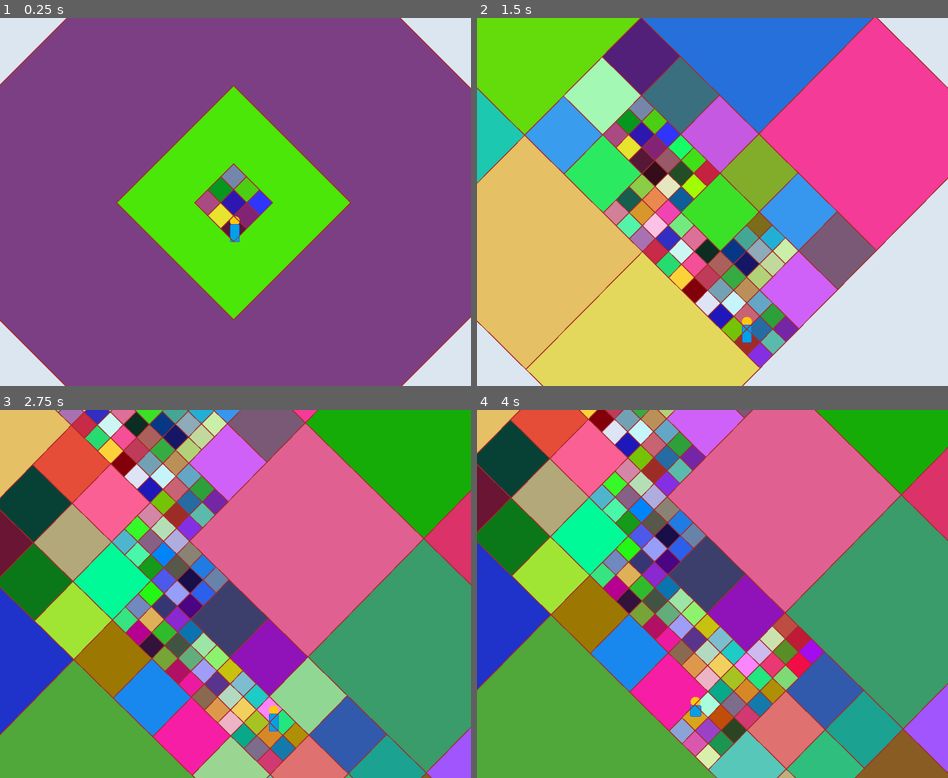
Above: before the commit, frames 1-4 (two rows, left to right).
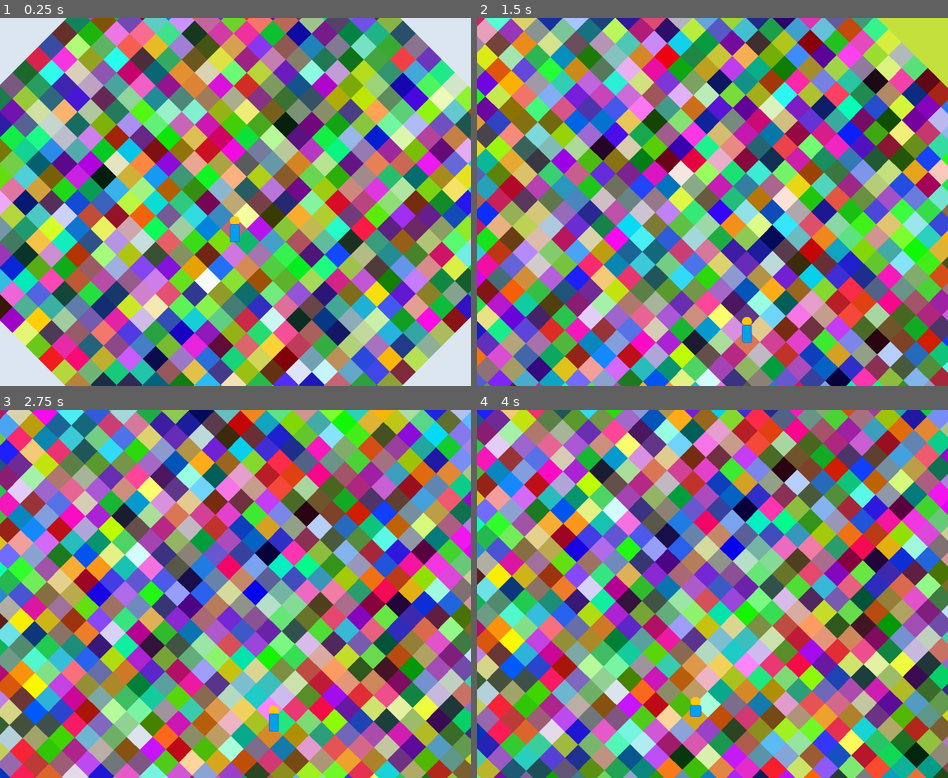
Above: after the commit, the same moments.

Repository: dranorter/2DChunksDemo
Game: Godot game, scene res://Node.tscn
Same seed, same stepped clock (60 frames per second), same inputs: the game is played once before the commit and once after it.
Inputs (mouse positions are in pixels of both pictures, inside the frame that each line leads up to):
- Up to frame 1 (0.25 s): no input
- Up to frame 2 (1.5 s): move the mouse to (816, 183) at 0.52 s; hold Right (ui_right) 0.53-1.28 s; click (816, 183) at 0.67 s; move the mouse to (618, 220) at 1.27 s; hold Down (ui_down) from 1.28 s (still down)
- Up to frame 3 (2.75 s): move the mouse to (282, 513) at 2.02 s; release Down (ui_down) at 2.03 s; hold Right (ui_right) from 2.03 s (still down)
- Up to frame 4 (4 s): move the mouse to (688, 667) at 2.77 s; release Right (ui_right) at 2.78 s; hold Up (ui_up) 2.78-3.53 s; click (688, 667) at 2.92 s; move the mouse to (853, 649) at 3.52 s; hold Left (ui_left) from 3.53 s (still down)

The runs differ from the first frame. In frame 1, 94% of the frame differs, in the area x 0-100%, y 0-100%; in frame 2, 99%; in frame 3, 92%; in frame 4, 89%.

Commit message:
Fixed collision
You can now fully fall to the planet's surface and walk around without even seeing non-generated chunks.

Diff:
--- a/Chunk2D.gd
+++ b/Chunk2D.gd
@@ -18,6 +18,12 @@
 var Marker = load("res://Marker.tscn")
 
 var start_search_point
+
+var fully_generated
+
+var grass_color = Color(.1,.7,.1)
+var space_color = Color(0.094353, 0.081055, 0.324219)
+var dirt_color = Color(0.300781, 0.238694, 0.091644)
 
 # Called when the node enters the scene tree for the first time.
 func _ready():
@@ -25,12 +31,19 @@
 	#$Square.color = Color(0.094353, 0.081055, 0.324219)
 	start_search_point = self
 	$Square/StaticBody2D/CollisionShape2D.set_deferred("disabled", true)
+	fully_generated = false
+	min_size = 0
+	set_meta("id","center")
 
 func set_color(c):
 	$Square.color = c
 
 func make_solid(solidity):
-	$Square/StaticBody2D/CollisionShape2D.set_deferred("disabled",solidity)
+	$Square/StaticBody2D/CollisionShape2D.set_deferred("disabled",!solidity)
+	# We've set child solidity, so now its parent needs to be not solid
+	if get_parent() != null:
+		if get_parent().has_method("make_solid"):
+			get_parent().make_solid(false)
 
 func set_chunk_level(n):
 	chunk_level = n
@@ -46,16 +59,25 @@
 func get_size():
 	return $Square.scale
 
-func contains(pos):
-	# Position is absolute, and we need it to be relative to parent
-	#if (get_parent().has_method("generate_near")):
-	#	pos = pos - get_parent().position
-
-	#var pathmarker = Marker.instance()
-	#pathmarker.position = pos - position
-	#add_child(pathmarker)
-
-	return !((pos - position).x < 0 or (pos - position).y < 0 or (pos-position).x > $Square.scale.x or (pos-position).y > $Square.scale.y)
+func get_child(id):
+	for child in get_chunk_children():
+		if child.get_meta("id") == id:
+			return child
+	return null
+
+func contains(pos, margin = 0):
+	if margin < 0 and get_size().x <= margin*2:
+		return false
+	if (pos - position).x < -margin:
+		return false
+	if (pos - position).y < -margin:
+		return false
+	if (pos - position).x > get_size().x + margin:
+		return false
+	if (pos - position).y > get_size().y + margin:
+		return false
+	return true
+	#return !((pos - position).x < -margin or (pos - position).y < -margin or (pos-position).x > get_size().x + margin or (pos-position).y > get_size().y + margin)
 
 func get_chunk_children():
 	var returnlist = []
@@ -81,12 +103,30 @@
 
 	#Now I try to send the signal to a good guess at where pos is.
 	# So here's the corrected coords for that:
-	pos -= (start_search_point.absolute_ish_position() - start_search_point.position)
+	pos -= start_search_point.absolute_ish_position() - start_search_point.position
 	if start_search_point.chunk_level > min_size or !start_search_point.contains(pos):
-		start_search_point = start_search_point.generate_near(pos)
-
-func generate_near(pos, target_level = min_size):
-	if !contains(pos) or chunk_level < target_level:
+		var margin = 500
+		start_search_point = start_search_point.generate_near(pos, min_size, margin)
+#		start_search_point.generate_near(pos - Vector2(margin,0), min_size, 0)
+#		start_search_point.generate_near(pos + Vector2(margin,0), min_size, 0)
+#		start_search_point.generate_near(pos - Vector2(0,margin), min_size, 0)
+#		start_search_point.generate_near(pos + Vector2(0,margin), min_size, 0)
+
+func generate_near(pos, target_level = min_size, margin = 0):
+	# We call an upwards search which calls a dawnward search;
+	# this way we never vacillate between up and down.
+	return upwards_search(pos, target_level, margin)
+
+func blacken():
+	set_color(Color(1,1,1))
+	for ch in get_chunk_children():
+		ch.blacken()
+
+func upwards_search(pos, target_level = min_size, margin = 0):
+	var marginv = 10*Vector2(margin,margin)
+	var marginv2 = 10*Vector2(margin,-margin)
+	#if (!contains(pos)) or (!contains(pos+marginv)) or (!contains(pos-marginv)) or (!contains(pos+marginv2)) or (!contains(pos-marginv2)):
+	if !contains(pos) or chunk_level < target_level or !contains(pos,-margin) or (position + get_size()/2.0).distance_to(pos)>(get_size().length()-margin):
 		# Outside current chunk.
 		var parent = get_parent()
 		if !get_parent().has_method("set_chunk_level"):
@@ -112,223 +152,225 @@
 		# Position is relative to us; we need to convert when handing off.
 		#print("Going up")
 
-		return parent.generate_near(pos + parent.position, target_level)
+		return parent.upwards_search(pos + parent.position, target_level, margin)
 	else:
-		# pos is inside this chunk
-		if (chunk_level > target_level):
-			var found_pos = false
-			for child in get_chunk_children():
-				# We need to hand off a relative position
-				if child.contains(pos - position):
-					found_pos = true
-			# We need to have subdivisions.
-			if !found_pos and len(get_chunk_children()) < 9:
-				var old_children = get_chunk_children()
-
-				var nw_child = Self.instance()
+		return downward_search(pos, target_level, margin)
+
+func downward_search(pos, target_level = min_size, margin = 0):
+	# If we've been called, we contain pos to within margin, so we should
+	# create our sub-chunks unless we're already small enough.
+	#if contains(pos,margin) and (chunk_level > target_level):
+	if chunk_level > target_level:
+		var found_pos = false
+		for child in get_chunk_children():
+			# We need to hand off a relative position
+			if child.contains(pos - position):
+				found_pos = true
+		# We need to have subdivisions.
+		#if (!found_pos or margin>0) and len(get_chunk_children()) < 9:
+		#if !fully_generated or len(get_chunk_children()) < 9:
+		var old_children = get_chunk_children()
+
+		var ids = []
+		for ch in old_children:
+			ids.append(ch.get_meta("id"))
+		if len(ids) < 9:
+			# Used to skip this if found_pos. However, that doesn't give
+			# children a chance to generate if they're very near pos, but pos
+			# got found by the sibling. Ideally we might check whether the margin
+			# is big enough to escape the child who found pos, given pos' exact
+			# position.
+
+			var nw_child = Self.instance()
+			if ! "nw" in ids:
 				add_child(nw_child)
 				nw_child.set_chunk_level(chunk_level - 1)
-				#nw_child.position = position
-
-				var n_child = Self.instance()
+				nw_child.set_meta("id","nw")
+			else: nw_child = get_child("nw")
+
+			var n_child = Self.instance()
+			if ! "n" in ids:
 				add_child(n_child)
 				n_child.set_chunk_level(chunk_level - 1)
 				#n_child.position = position
 				n_child.position.x += n_child.get_size().x
-
-				var ne_child = Self.instance()
+				n_child.set_meta("id","n")
+			else: n_child = get_child("n")
+
+			var ne_child = Self.instance()
+			if ! "ne" in ids:
 				add_child(ne_child)
 				ne_child.set_chunk_level(chunk_level - 1)
 				#ne_child.position = position
 				ne_child.position.x += ne_child.get_size().x*2
-
-				var w_child = Self.instance()
+				ne_child.set_meta("id","ne")
+			else: ne_child = get_child("ne")
+
+			var w_child = Self.instance()
+			if ! "w" in ids:
 				add_child(w_child)
 				w_child.set_chunk_level(chunk_level - 1)
 				#w_child.position = position
 				w_child.position.y += w_child.get_size().y
-
-				var c_child = Self.instance()
+				w_child.set_meta("id","w")
+			else: w_child = get_child("w")
+
+			var c_child = Self.instance()
+			if ! "c" in ids:
 				add_child(c_child)
 				c_child.set_chunk_level(chunk_level - 1)
 				#c_child.position = position
 				c_child.position += c_child.get_size()
-
-				var e_child = Self.instance()
+				c_child.set_meta("id","c")
+			else: c_child = get_child("c")
+
+			var e_child = Self.instance()
+			if ! "e" in ids:
 				add_child(e_child)
 				e_child.set_chunk_level(chunk_level - 1)
 				#e_child.position = position
 				e_child.position += e_child.get_size()
 				e_child.position.x += e_child.get_size().x
-
-				var sw_child = Self.instance()
+				e_child.set_meta("id","e")
+			else: e_child = get_child("e")
+
+			var sw_child = Self.instance()
+			if ! "sw" in ids:
 				add_child(sw_child)
 				sw_child.set_chunk_level(chunk_level - 1)
 				#sw_child.position = position
 				sw_child.position.y += sw_child.get_size().y*2
-
-				var s_child = Self.instance()
+				sw_child.set_meta("id","sw")
+			else: sw_child = get_child("sw")
+
+			var s_child = Self.instance()
+			if ! "s" in ids:
 				add_child(s_child)
 				s_child.set_chunk_level(chunk_level - 1)
 				#s_child.position = position
 				s_child.position += s_child.get_size()
 				s_child.position.y += s_child.get_size().y
-
-				var se_child = Self.instance()
+				s_child.set_meta("id","s")
+			else: s_child = get_child("s")
+
+			var se_child = Self.instance()
+			if ! "se" in ids:
 				add_child(se_child)
 				se_child.set_chunk_level(chunk_level - 1)
 				#se_child.position = position
 				se_child.position += se_child.get_size()*2
-
-				for newchild in [nw_child, n_child, ne_child, w_child, c_child, e_child, sw_child, s_child, se_child]:
-					for oldchild in old_children:
-						if oldchild.position == newchild.position:
-							remove_child(newchild)
-
-				if has_meta("Biome"):
-					var grass_color = Color(.1,.7,.1)
-					var space_color = Color(0.094353, 0.081055, 0.324219)
-					var dirt_color = Color(0.300781, 0.238694, 0.091644)
-					# Copy parent by default
+				se_child.set_meta("id","se")
+			else: se_child = get_child("se")
+
+#			move_child(s_child,10)
+#			move_child(sw_child,10)
+#			move_child(e_child,10)
+#			move_child(c_child,10)
+#			move_child(w_child,10)
+#			move_child(ne_child,10)
+#			move_child(n_child,10)
+#			move_child(nw_child,10)
+#
+#			for newchild in [nw_child, n_child, ne_child, w_child, c_child, e_child, sw_child, s_child, se_child]:
+#				for oldchild in old_children:
+#					if oldchild.position == newchild.position:
+#						remove_child(newchild)
+
+			if chunk_level - 1 == min_size:
+				fully_generated = true
+
+			if has_meta("Biome"):
+				# Copy parent by default
+				for ch in get_chunk_children():
+					#ch.set_meta("Biome", get_meta("Biome"))
+					ch.set_color($Square.color)
+				if get_meta("Biome") == "planet":
 					for ch in get_chunk_children():
-						ch.set_meta("Biome", get_meta("Biome"))
-						ch.set_color($Square.color)
-					if get_meta("Biome") == "planet":
-						for ch in get_chunk_children():
-							ch.set_meta("planet radius", get_size().x/3.0)
-							ch.set_meta("planet center", get_size() /2.0)
-						nw_child.set_meta("Biome","crust")
-						ne_child.set_meta("Biome", "crust")
-						sw_child.set_meta("Biome", "crust")
-						se_child.set_meta("Biome", "crust")
-						n_child.set_color(Color(.1,.7,.1))
-						s_child.set_color(Color(.1,.7,.1))
-						e_child.set_color(Color(.1,.7,.1))
-						w_child.set_color(Color(.1,.7,.1))
-						c_child.set_color(dirt_color)
-						c_child.set_meta("Biome", "dirt")
-						n_child.set_meta("Biome", "crust")
-						s_child.set_meta("Biome", "crust")
-						e_child.set_meta("Biome", "crust")
-						w_child.set_meta("Biome", "crust")
-					if get_meta("Biome") == "dirt":
-						for ch in get_chunk_children():
-							ch.set_meta("Biome", "dirt")
-							ch.set_color(dirt_color)
-							ch.make_solid(true)
-						# We don't need to be solid anymore
-						make_solid(false)
-					if get_meta("Biome") == "crust":
-						#print("Breaking down some crust. Planet position is "+str(get_meta("planet center")))
-						for ch in get_chunk_children():
-							var ch_center = ch.position + (ch.get_size()/2.0) + position
-							if ch_center.distance_to(get_meta("planet center")) > get_meta("planet radius") + ch.get_size().x/1.5:
-								# Child is in space
-								ch.set_meta("Biome", "space")
-								ch.set_color(space_color)
-							elif ch_center.distance_to(get_meta("planet center")) < get_meta("planet radius") - ch.get_size().x/1.5:
-								# Child is planet interior
-								ch.set_meta("Biome", "dirt")
-								ch.set_color(dirt_color)
-							else:
-								# Child is crust, just like us! yay!
-								ch.set_meta("Biome", "crust")
-								ch.set_meta("planet center", get_meta("planet center") - position)
-								ch.set_meta("planet radius", get_meta("planet radius"))
-								ch.set_color(grass_color)
-#					if get_meta("Biome") == "n_edge":
-#						for ch in get_chunk_children():
-#							ch.set_meta("Biome", "dirt")
-#							ch.set_color(Color(0.300781, 0.238694, 0.091644))
-#						nw_child.set_meta("Biome", "nw_edge")
-#						n_child.set_meta("Biome", "n_edge")
-#						ne_child.set_meta("Biome", "ne_edge")
-#						nw_child.set_color(Color(.1,.7,.1))
-#						n_child.set_color(Color(.1,.7,.1))
-#						ne_child.set_color(Color(.1,.7,.1))
-#					if get_meta("Biome") == "w_edge":
-#						for ch in get_chunk_children():
-#							ch.set_meta("Biome", "dirt")
-#							ch.set_color(Color(0.300781, 0.238694, 0.091644))
-#						nw_child.set_meta("Biome", "nw_edge")
-#						w_child.set_meta("Biome", "w_edge")
-#						sw_child.set_meta("Biome", "sw_edge")
-#						nw_child.set_color(Color(.1,.7,.1))
-#						w_child.set_color(Color(.1,.7,.1))
-#						sw_child.set_color(Color(.1,.7,.1))
-#					if get_meta("Biome") == "e_edge":
-#						for ch in get_chunk_children():
-#							ch.set_meta("Biome", "dirt")
-#							ch.set_color(Color(0.300781, 0.238694, 0.091644))
-#						ne_child.set_meta("Biome", "ne_edge")
-#						e_child.set_meta("Biome", "e_edge")
-#						se_child.set_meta("Biome", "se_edge")
-#						ne_child.set_color(Color(.1,.7,.1))
-#						e_child.set_color(Color(.1,.7,.1))
-#						se_child.set_color(Color(.1,.7,.1))
-#					if get_meta("Biome") == "s_edge":
-#						for ch in get_chunk_children():
-#							ch.set_meta("Biome", "dirt")
-#							ch.set_color(Color(0.300781, 0.238694, 0.091644))
-#						sw_child.set_meta("Biome", "sw_edge")
-#						s_child.set_meta("Biome", "s_edge")
-#						se_child.set_meta("Biome", "se_edge")
-#						sw_child.set_color(Color(.1,.7,.1))
-#						s_child.set_color(Color(.1,.7,.1))
-#						se_child.set_color(Color(.1,.7,.1))
-#
-#					if get_meta("Biome") == "nw_edge":
-#						for ch in get_chunk_children():
-#							ch.set_meta("Biome", "dirt")
-#							ch.set_color(Color(0.300781, 0.238694, 0.091644))
-#						nw_child.set_meta("Biome", "space")
-#						n_child.set_meta("Biome", "space")
-#						w_child.set_meta("Biome", "space")
-#						for ch in [ne_child, c_child, sw_child]:
-#							ch.set_meta("Biome", "nw_edge")
-#							ch.set_color(Color(.1,.7,.1))
-#						ne_child.set_meta("Biome", "n_edge")
-#						sw_child.set_meta("Biome", "w_edge")
-#					if get_meta("Biome") == "ne_edge":
-#						for ch in get_chunk_children():
-#							ch.set_meta("Biome", "dirt")
-#							ch.set_color(Color(0.300781, 0.238694, 0.091644))
-#						ne_child.set_meta("Biome", "space")
-#						n_child.set_meta("Biome", "space")
-#						e_child.set_meta("Biome", "space")
-#						for ch in [nw_child, c_child, se_child]:
-#							ch.set_meta("Biome", "ne_edge")
-#							ch.set_color(Color(.1,.7,.1))
-#					if get_meta("Biome") == "sw_edge":
-#						for ch in get_chunk_children():
-#							ch.set_meta("Biome", "dirt")
-#							ch.set_color(Color(0.300781, 0.238694, 0.091644))
-#						sw_child.set_meta("Biome", "space")
-#						s_child.set_meta("Biome", "space")
-#						w_child.set_meta("Biome", "space")
-#						for ch in [nw_child, c_child, se_child]:
-#							ch.set_meta("Biome", "sw_edge")
-#							ch.set_color(Color(.1,.7,.1))
-#					if get_meta("Biome") == "se_edge":
-#						for ch in get_chunk_children():
-#							ch.set_meta("Biome", "dirt")
-#							ch.set_color(Color(0.300781, 0.238694, 0.091644))
-#						se_child.set_meta("Biome", "space")
-#						s_child.set_meta("Biome", "space")
-#						e_child.set_meta("Biome", "space")
-#						for ch in [ne_child, c_child, sw_child]:
-#							ch.set_meta("Biome", "se_edge")
-#							ch.set_color(Color(.1,.7,.1))
-#						ne_child.set_meta("Biome", "e_edge")
-#						sw_child.set_meta("Biome", "s_edge")
-			# Now pass the task to the correct child
-			for child in get_chunk_children():
-				if child.contains(pos - position):
-					found_pos = true
-					# Position is relative to us - we need to convert
-					#print("Going down")
-					return child.generate_near(pos - position, target_level)
-		else:
-			# Current chunk is the right one
-			#print("Found you")
-			return self
+						ch.set_meta("planet radius", get_size().x/3.0)
+						ch.set_meta("planet center", get_size() /2.0)
+					nw_child.make_crust()
+					ne_child.make_crust()
+					sw_child.make_crust()
+					se_child.make_crust()
+					c_child.make_dirt()
+					n_child.make_crust()
+					s_child.make_crust()
+					e_child.make_crust()
+					w_child.make_crust()
+				if get_meta("Biome") == "dirt":
+					for ch in get_chunk_children():
+						ch.make_dirt()
+				if get_meta("Biome") == "crust":
+					#print("Breaking down some crust. Planet position is "+str(get_meta("planet center")))
+					for ch in get_chunk_children():
+						var ch_center = ch.position + (ch.get_size()/2.0) + position
+						if ch_center.distance_to(get_meta("planet center")) > get_meta("planet radius") + ch.get_size().x/1.5:
+							# Child is in space
+							ch.make_space()
+						elif ch_center.distance_to(get_meta("planet center")) < get_meta("planet radius") - ch.get_size().x/1.5:
+							# Child is planet interior
+							ch.make_dirt()
+						else:
+							# Child is crust, just like us! yay!
+							ch.make_crust()
+							ch.set_meta("planet center", get_meta("planet center") - position)
+							# Randomize height a bit
+							ch.set_meta("planet radius", get_meta("planet radius")+(randf()-.5)*ch.get_size().x/2.0)
+		if len(get_chunk_children()) == 9 and !fully_generated:
+			var full_count = 0
+			for ch in get_chunk_children():
+				if ch.fully_generated:
+					#print("got one")
+					full_count += 1
+			fully_generated = (full_count == 9)
+	# Done creating sub-chunks.
+	if margin > 0 and !(fully_generated or chunk_level <= target_level):
+		# If we're within the margin, want to fully generate down to target_level.
+		if contains(pos, margin) and !contains(pos):
+			# We do this by lying to ourselves.
+			var fake_pos = Vector2(pos.x,pos.y)
+			fake_pos.x = clamp(pos.x,position.x+1, position.x+get_size().x-1)
+			fake_pos.y = clamp(pos.y,position.y+1, position.y+get_size().y-1)
+			var new_margin = max (margin - fake_pos.distance_to(pos), 0)
+			assert(contains(fake_pos))
+			set_color(Color(1,0,1))
+			downward_search(fake_pos, target_level, margin)
+		# But we still want to check for genuine containment, to have an
+		# accurate return value.
+	# Now pass the task to the correct child
+	for child in get_chunk_children():
+		if margin > 0 and !fully_generated:
+			# We have to do extra calls to generate new cells in more than just one position.
+			if child.contains(pos - position, margin):
+				# Lie to our children to avoid stack overflow here
+				var fake_pos = Vector2(pos.x,pos.y)
+				fake_pos.x = clamp(pos.x-position.x,child.position.x + 1,child.position.x+child.get_size().x - 1)
+				fake_pos.y = clamp(pos.y-position.y,child.position.y + 1,child.position.y+child.get_size().y - 1)
+				child.downward_search(fake_pos, target_level, margin)
+	for child in get_chunk_children():
+		if child.contains(pos - position):
+			# Position is relative to us - we need to convert
+			#print("Going down")
+			return child.downward_search(pos - position, target_level, margin)
+	if chunk_level == target_level and contains(pos):
+		# Current level is target level
+		if target_level == min_size:
+			fully_generated = true
+		# Current chunk is the right one
+		#print("Found you")
+		return self
+
+func make_space():
+	set_meta("Biome","space")
+	set_color(space_color)
+	make_solid(false)
+
+func make_crust():
+	set_meta("Biome","crust")
+	set_color(grass_color)
+	make_solid(true)
+
+func make_dirt():
+	set_meta("Biome", "dirt")
+	set_color(dirt_color)
+	make_solid(true)
--- a/Node.tscn
+++ b/Node.tscn
@@ -29,6 +29,8 @@
 
 [node name="chunknetwork" parent="notchunk" instance=ExtResource( 5 )]
 position = Vector2( 416.616, 252.233 )
+min_size = 0
+chunk_level = 0
 
 [node name="Player" type="KinematicBody2D" parent="."]
 position = Vector2( 435, 265 )
--- a/Node2D.tscn
+++ b/Node2D.tscn
@@ -18,6 +18,7 @@
 polygon = PoolVector2Array( 0, 0, 1, 0, 1, 1, 0, 1 )
 
 [node name="Border" type="Line2D" parent="Square"]
+visible = false
 z_index = 1
 points = PoolVector2Array( 0, 0, 1, 0, 1, 1, 0, 1, 0, 0 )
 width = 0.05
